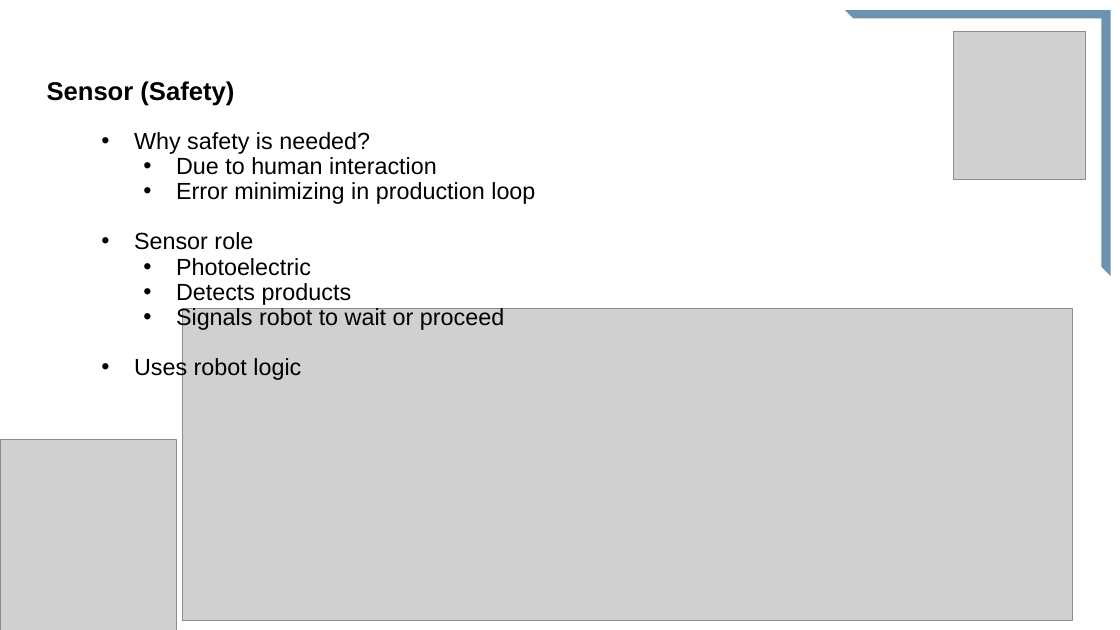
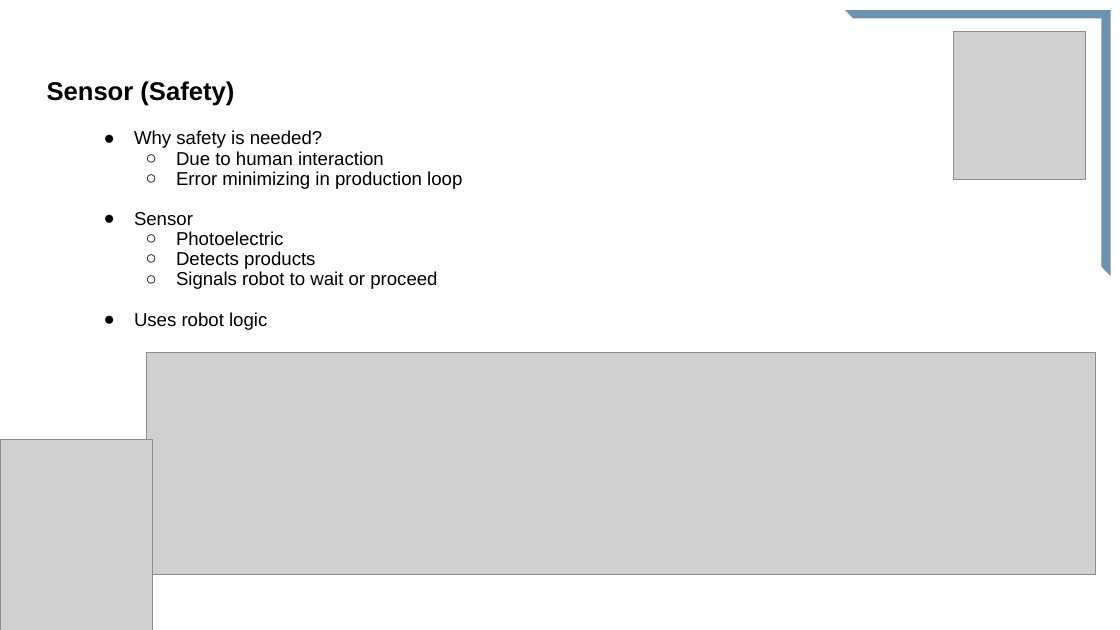
Before and after one commit to Marius36912/InventorySystem2-kopi, a slide deck: slide 16 of Doc/Præsentation grp. 1.pptx (slide 15 before the commit). Drawn at 1120x630 pixels with LibreOffice and Linux fonts; fonts in the diff are those of the drawing; grey boxes stand for pictures. Boxes give left, top, right and bottom in pixels: in the first picture for what was removed or moved away, otherwise in the second. Text is boxed around its words. In the diff, an @@ line names an element or a change of style, - is before the commit and + after.

```diff
--- a/Doc/Præsentation grp. 1.pptx
+++ b/Doc/Præsentation grp. 1.pptx
@@ text at [134,130,462,330]: size 20 to 16 pt; bullet • to ●; bullet • to ○ @@
@@ text at [134,212,193,226]: text changed; size 20 to 16 pt @@
-• Sensor role
+● Sensor
@@ picture: place and size @@
-picture at [182,308,1072,621]
+picture at [146,353,1096,575]
@@ picture: place and size @@
-picture at [0,439,176,630]
+picture at [0,439,153,630]
```
Also in this commit, not shown: 13 other slides changed, 5 slides added, 2 slides removed, 1 other file.
